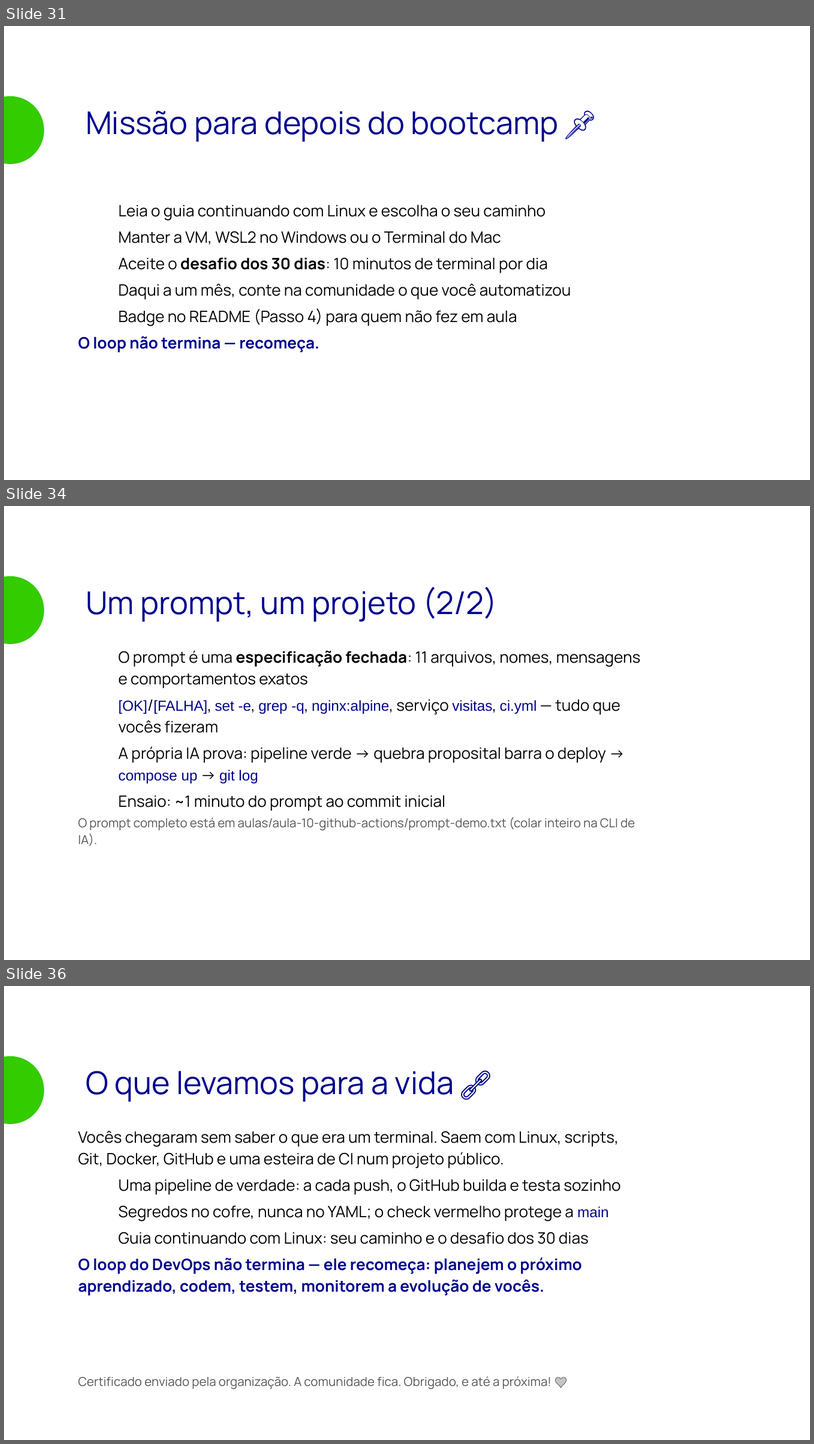
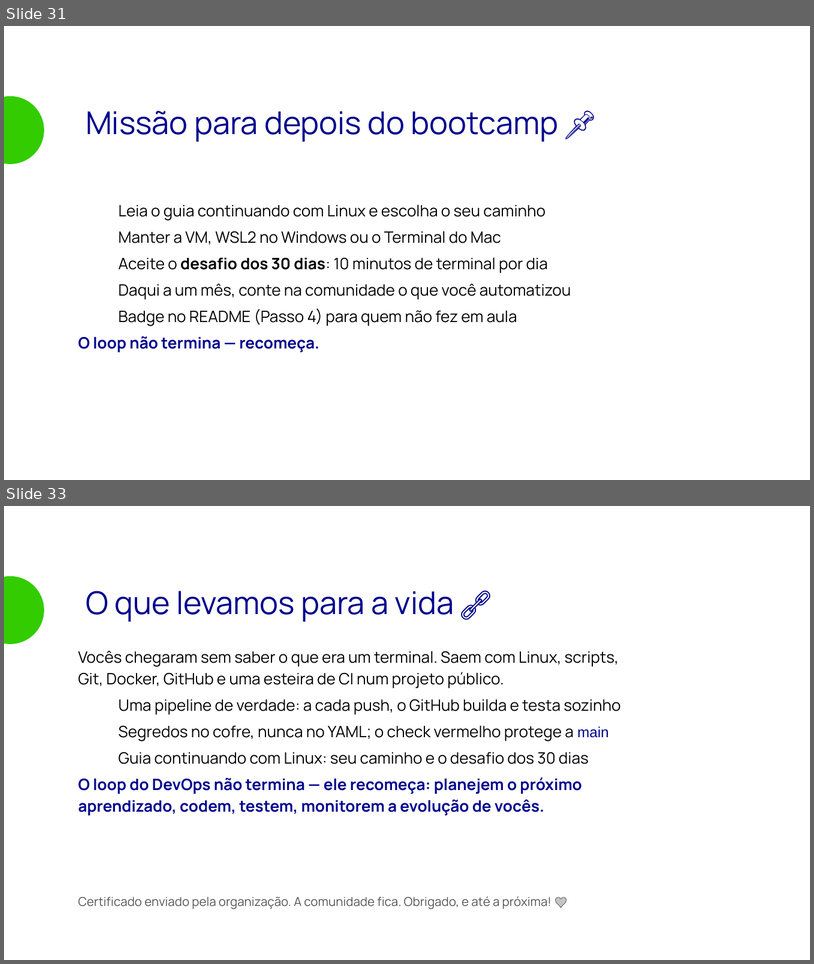
Before and after one commit to matera-vrn/bootcamp-devops-2026, a slide deck: aulas/aula-10-github-actions/slides/aula-10.odp. Shown one above the other, each under a label of ours: slides 31, 34 and 36 before the commit, slides 31 and 33 after it; the slides between them are not shown. The pictures are 814x1444 and 814x964 pixels, drawn with LibreOffice and Linux fonts; fonts in the diff are those of the drawing; background and template pictures are left out. Boxes give left, top, right and bottom in pixels: in the first picture for what was removed or moved away, otherwise in the second. Text is boxed around its words. In the diff, an @@ line names an element or a change of style, - is before the commit and + after.

```diff
--- a/aulas/aula-10-github-actions/slides/aula-10.odp
+++ b/aulas/aula-10-github-actions/slides/aula-10.odp
@@ slide 34 removed at box(4, 506, 810, 960), background picture (left out) @@
@@ ellipse removed at box(4, 576, 44, 644) @@
@@ text removed at box(86, 586, 497, 622) @@
-Um prompt, um projeto (2/2)
@@ text removed at box(119, 650, 641, 811) @@
-● O prompt é uma especificação fechada: 11 arquivos, nomes, mensagens e comportamentos exatos
-● [OK]/[FALHA], set -e, grep -q, nginx:alpine, serviço visitas, ci.yml — tudo que vocês fizeram
-● A própria IA prova: pipeline verde → quebra proposital barra o deploy → compose up → git log
-● Ensaio: ~1 minuto do prompt ao commit inicial
@@ text removed at box(78, 817, 635, 846) @@
-O prompt completo está em aulas/aula-10-github-actions/prompt-demo.txt (colar inteiro na CLI de IA).
@@ what was slide 36 is now slide 33 @@
```
Also in this commit, not shown: 2 slides changed, 2 other slides removed, 9 other files.
